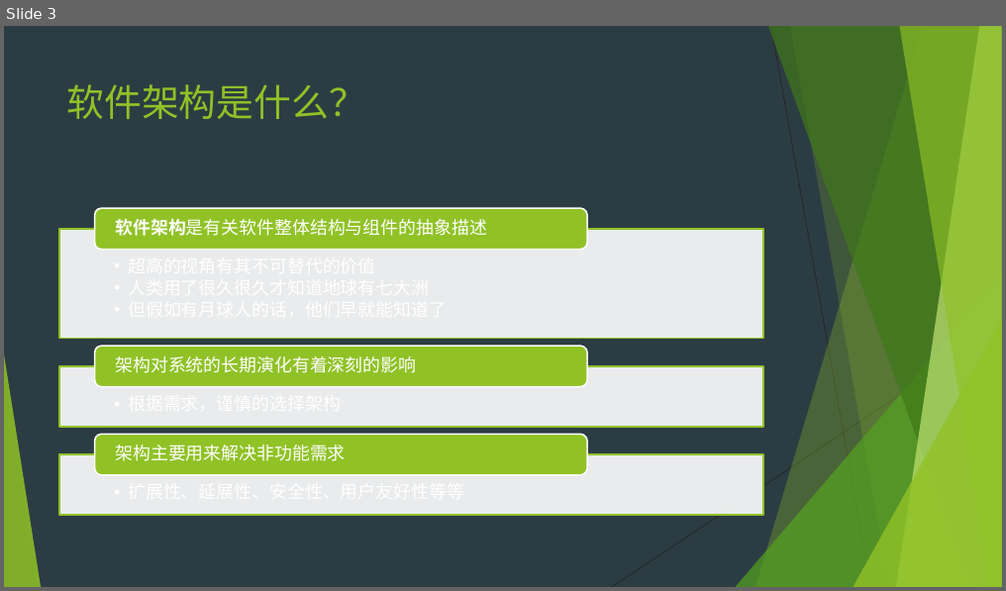
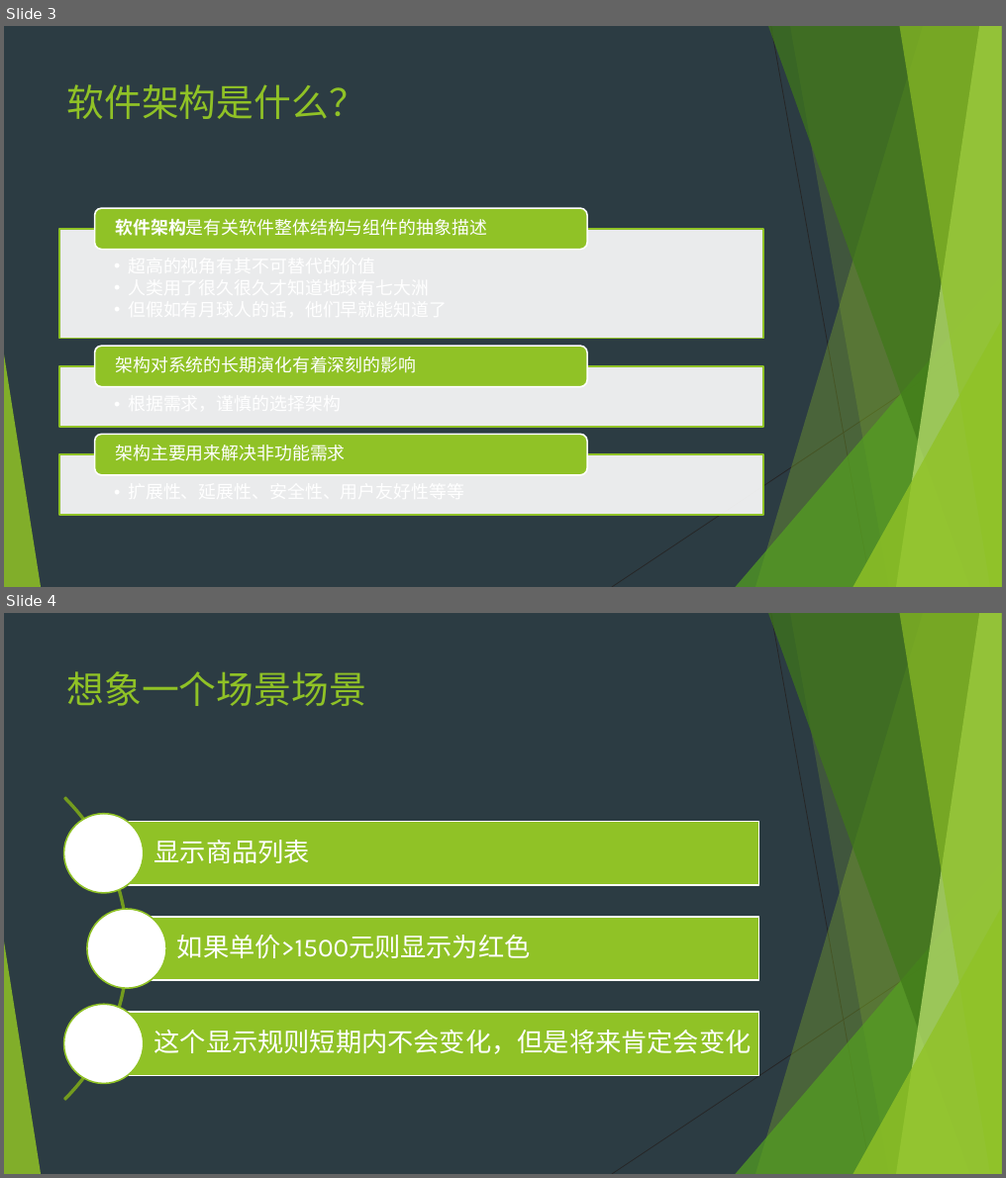
Before and after one commit to jingyanjiaoliu/others, a slide deck: Angular系列讲座 - MVC大家族.pptx. Shown one above the other, each under a label of ours: slide 3 before the commit, slides 3 and 4 after it. The pictures are 1006x591 and 1006x1178 pixels, drawn with LibreOffice and Linux fonts; fonts in the diff are those of the drawing. Boxes give left, top, right and bottom in pixels: in the first picture for what was removed or moved away, otherwise in the second. Text is boxed around its words. In the diff, an @@ line names an element or a change of style, - is before the commit and + after.

```diff
--- a/Angular系列讲座 - MVC大家族.pptx
+++ b/Angular系列讲座 - MVC大家族.pptx
@@ slide 4 added at [4,613,1002,1174], background #2C3C43; not listed: 10 template elements that a slide beside it also shows @@
@@ title added at [67,671,366,706], 36 pt, text #90C226 @@
+想象一个场景场景
@@ group added at [4,735,758,1163]: 3 rectangles, 3 texts, 3 ellipses, 1 arch (boxed as its full ring) @@
+显示商品列表
+如果单价>1500元则显示为红色
+这个显示规则短期内不会变化，但是将来肯定会变化
```
Also in this commit, not shown: 1 slide changed, 3 other slides added, 1 other file.
